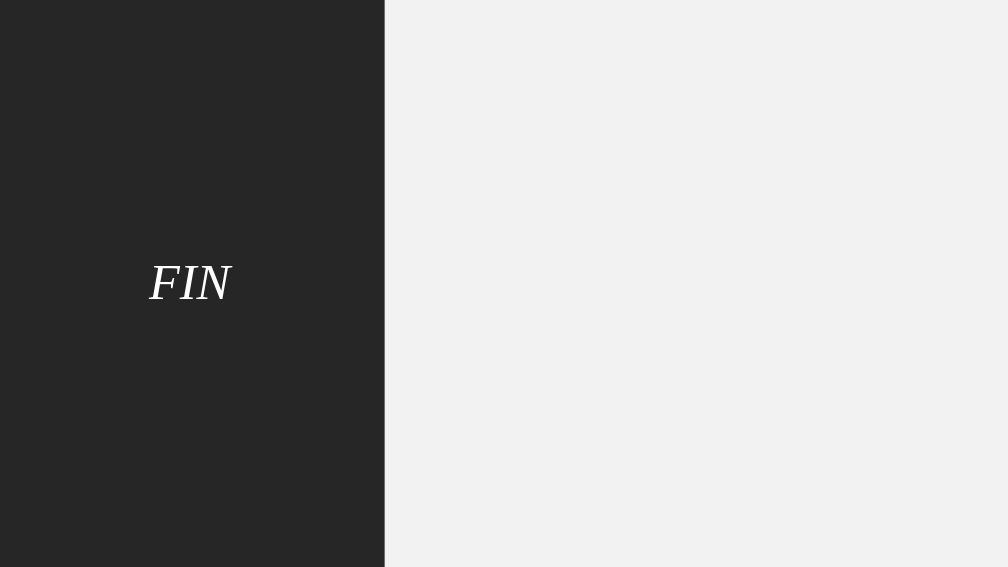
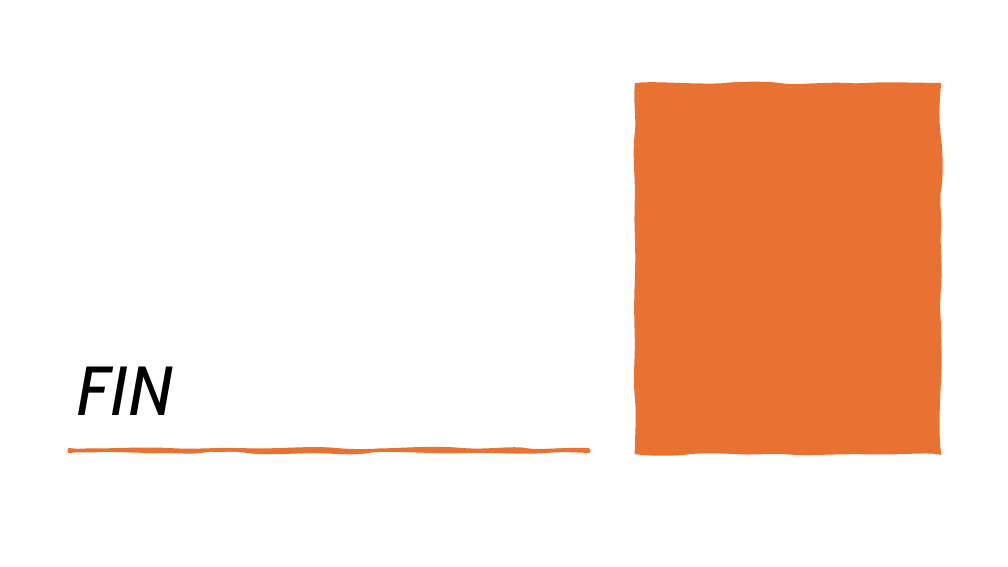
Before and after one commit to ngovanuc/Vietnamese_History_Chatbot, a slide deck: slide 46 of documents/slide bao cao.pptx. Drawn at 1008x567 pixels with LibreOffice and Linux fonts; fonts in the diff are those of the drawing. Boxes give left, top, right and bottom in pixels: in the first picture for what was removed or moved away, otherwise in the second. Text is boxed around its words. In the diff, an @@ line names an element or a change of style, - is before the commit and + after.

```diff
--- a/documents/slide bao cao.pptx
+++ b/documents/slide bao cao.pptx
@@ rectangle removed at bbox=[0, 0, 385, 567] @@
@@ rectangle removed at bbox=[385, 0, 1008, 567] @@
@@ freeform shape added at bbox=[637, 85, 939, 452], fill #E97132, outline #E97132 4.5 pt @@
@@ title "FIN": place and size @@
-title "FIN" at bbox=[149, 266, 230, 299]
+title "FIN" at bbox=[77, 366, 174, 415]
@@ title "FIN" at bbox=[77, 366, 174, 415]: size 48 to 66 pt, font Times New Roman to Cabin, text colour #FFFFFF to #000000; alignment centre to left; vertical alignment middle to bottom @@
@@ freeform shape added at bbox=[70, 450, 589, 451], fill #E97132, outline #E97132 3.25 pt @@
```
Also in this commit, not shown: 13 other slides changed.
